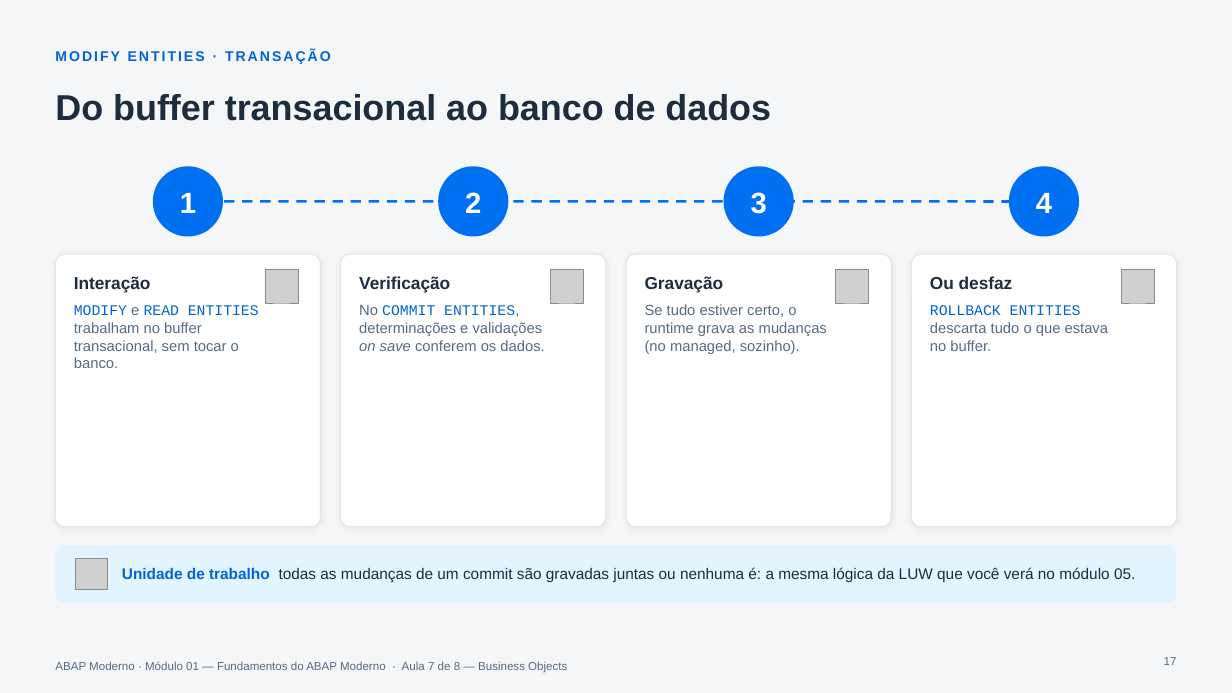
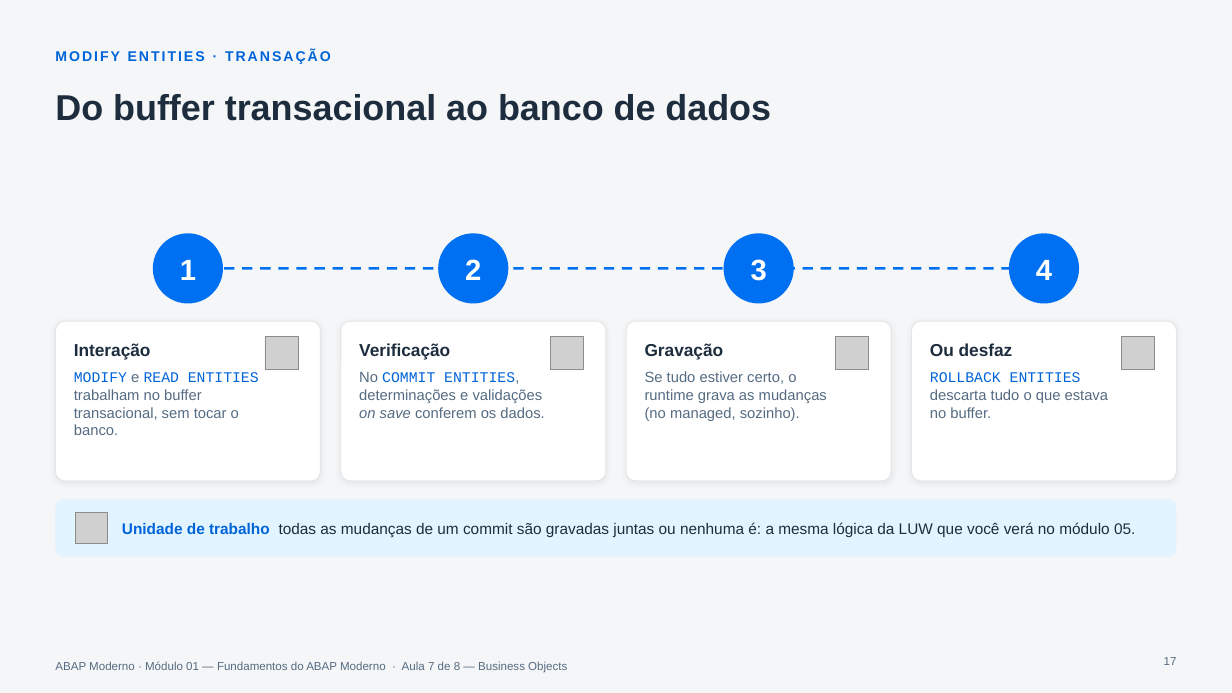
Before and after one commit to AdrianoBispo/estude-sap-abap-moderno, a slide deck: slide 17 of modulo-01/01.07 - Implementando Atualizações de Banco de Dados usando Business Objects/01.07_Implementando_Atualizacoes_de_Banco_de_Dados.pptx. Drawn at 1232x693 pixels with LibreOffice and Linux fonts; fonts in the diff are those of the drawing; grey boxes stand for pictures. Boxes give left, top, right and bottom in pixels: in the first picture for what was removed or moved away, otherwise in the second. Text is boxed around its words. In the diff, an @@ line names an element or a change of style, - is before the commit and + after.

```diff
--- a/modulo-01/01.07 - Implementando Atualizações de Banco de Dados usando Business Objects/01.07_Implementando_Atualizacoes_de_Banco_de_Dados.pptx
+++ b/modulo-01/01.07 - Implementando Atualizações de Banco de Dados usando Business Objects/01.07_Implementando_Atualizacoes_de_Banco_de_Dados.pptx
@@ rounded rectangle: place and size @@
-rounded rectangle at bbox=[55, 254, 321, 527]
+rounded rectangle at bbox=[55, 322, 321, 482]
@@ rounded rectangle: place and size @@
-rounded rectangle at bbox=[341, 254, 606, 527]
+rounded rectangle at bbox=[341, 322, 606, 482]
@@ rounded rectangle: place and size @@
-rounded rectangle at bbox=[627, 254, 892, 527]
+rounded rectangle at bbox=[627, 322, 892, 482]
@@ proportions changed in 4 elements at bbox=[55, 322, 321, 482], bbox=[341, 322, 606, 482], bbox=[627, 322, 892, 482], bbox=[911, 322, 1177, 482] @@
@@ rounded rectangle: place and size @@
-rounded rectangle at bbox=[911, 254, 1177, 527]
+rounded rectangle at bbox=[911, 322, 1177, 482]
@@ text "Interação": place and size @@
-text "Interação" at bbox=[74, 276, 259, 368]
+text "Interação" at bbox=[74, 343, 259, 435]
@@ text "Verificação": place and size @@
-text "Verificação" at bbox=[359, 276, 544, 351]
+text "Verificação" at bbox=[359, 343, 544, 418]
@@ text "Gravação": place and size @@
-text "Gravação" at bbox=[645, 276, 827, 354]
+text "Gravação" at bbox=[645, 343, 827, 421]
@@ 4 pictures, 4 texts, 4 ellipses, 1 line: place and size @@
-4 pictures, 4 texts, 4 ellipses, 1 line at bbox=[152, 166, 1154, 303]
+4 pictures, 4 texts, 4 ellipses, 1 line at bbox=[152, 233, 1154, 371]
@@ text "Ou desfaz": place and size @@
-text "Ou desfaz" at bbox=[930, 276, 1109, 351]
+text "Ou desfaz" at bbox=[930, 343, 1109, 418]
@@ 1 picture, 1 text, 1 rounded rectangle: place and size @@
-1 picture, 1 text, 1 rounded rectangle at bbox=[55, 545, 1177, 603]
+1 picture, 1 text, 1 rounded rectangle at bbox=[55, 500, 1177, 557]
```
Also in this commit, not shown: 7 other files.
